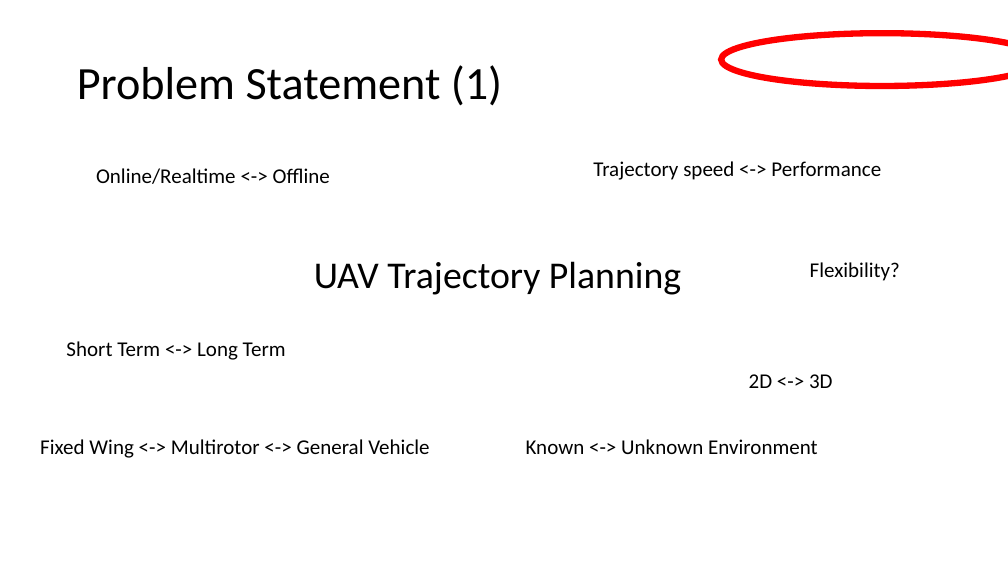
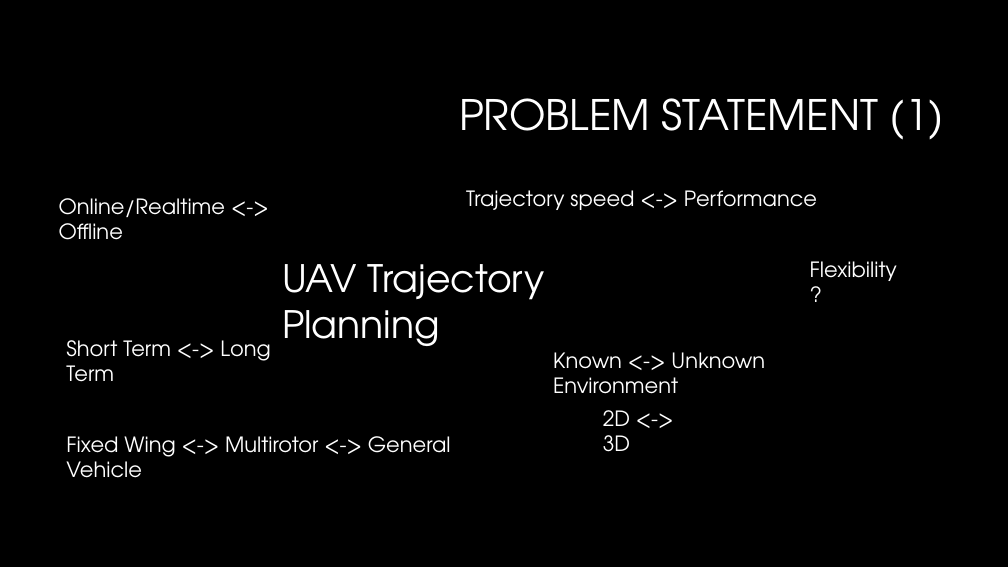
Before and after one commit to jdewaen/PathPlanner, a slide deck: slide 4 of report/final-presentation.pptx (slide 2 before the commit). Drawn at 1008x567 pixels with LibreOffice and Linux fonts; fonts in the diff are those of the drawing; background and template pictures are left out. Boxes give left, top, right and bottom in pixels: in the first picture for what was removed or moved away, otherwise in the second. Text is boxed around its words. In the diff, an @@ line names an element or a change of style, - is before the commit and + after.

```diff
--- a/report/final-presentation.pptx
+++ b/report/final-presentation.pptx
@@ background #FFFFFF to #000000 @@
@@ ellipse removed at <box>721,33,1008,86</box> @@
@@ title at <box>459,98,944,140</box>: text changed; size 44 to 40 pt; font Calibri to TeX Gyre Adventor; text colour #000000 to #FFFFFF @@
-Problem Statement (1)
+PROBLEM STATEMENT (1)
@@ text "Online/Realtime <-> Offline": place and size @@
-text "Online/Realtime <-> Offline" at <box>96,168,330,184</box>
+text "Online/Realtime <-> Offline" at <box>59,198,225,240</box>
@@ text "Trajectory speed <-> Performance": place and size @@
-text "Trajectory speed <-> Performance" at <box>593,161,881,180</box>
+text "Trajectory speed <-> Performance" at <box>466,190,817,210</box>
@@ text "UAV Trajectory Planning": place and size @@
-text "UAV Trajectory Planning" at <box>314,261,681,295</box>
+text "UAV Trajectory Planning" at <box>282,264,545,346</box>
@@ text "Known <-> Unknown Environment": place and size @@
-text "Known <-> Unknown Environment" at <box>526,439,818,454</box>
+text "Known <-> Unknown Environment" at <box>553,352,765,394</box>
@@ font Calibri to TeX Gyre Adventor, text colour #000000 to #FFFFFF in 8 elements at <box>810,261,897,287</box>, <box>66,340,270,382</box>, <box>66,436,451,478</box>, <box>282,264,545,346</box>, <box>59,198,225,240</box>, <box>466,190,817,210</box>, <box>553,352,765,394</box>, <box>603,410,630,452</box> @@
@@ text "2D <-> 3D": place and size @@
-text "2D <-> 3D" at <box>749,374,833,388</box>
+text "2D <-> 3D" at <box>603,410,630,452</box>
@@ text "Fixed Wing <-> Multirotor <-> ...": place and size @@
-text "Fixed Wing <-> Multirotor <-> ..." at <box>40,439,429,458</box>
+text "Fixed Wing <-> Multirotor <-> ..." at <box>66,436,451,478</box>
```
Also in this commit, not shown: 70 other slides changed, 14 slides added, 10 slides removed, 12 other files.
